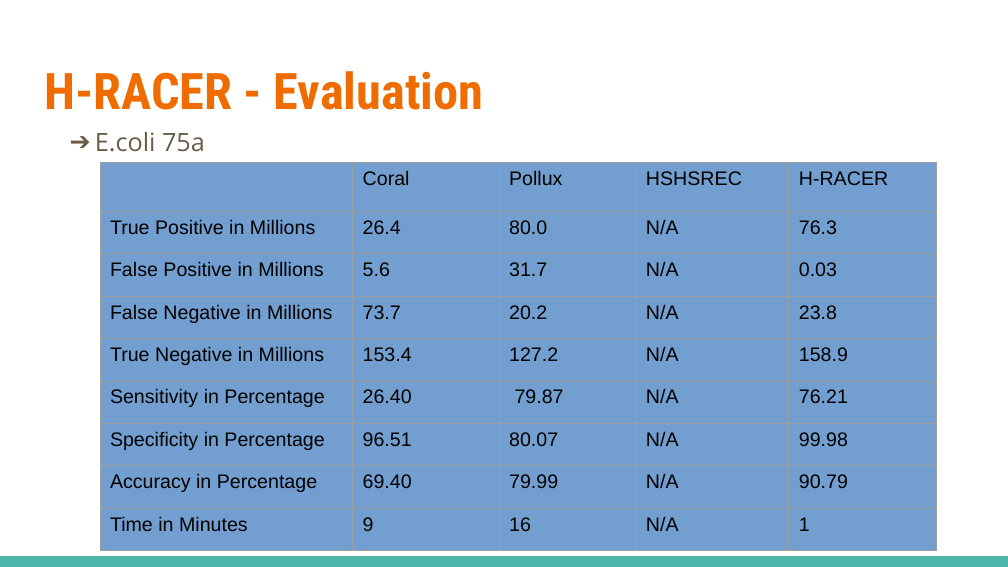
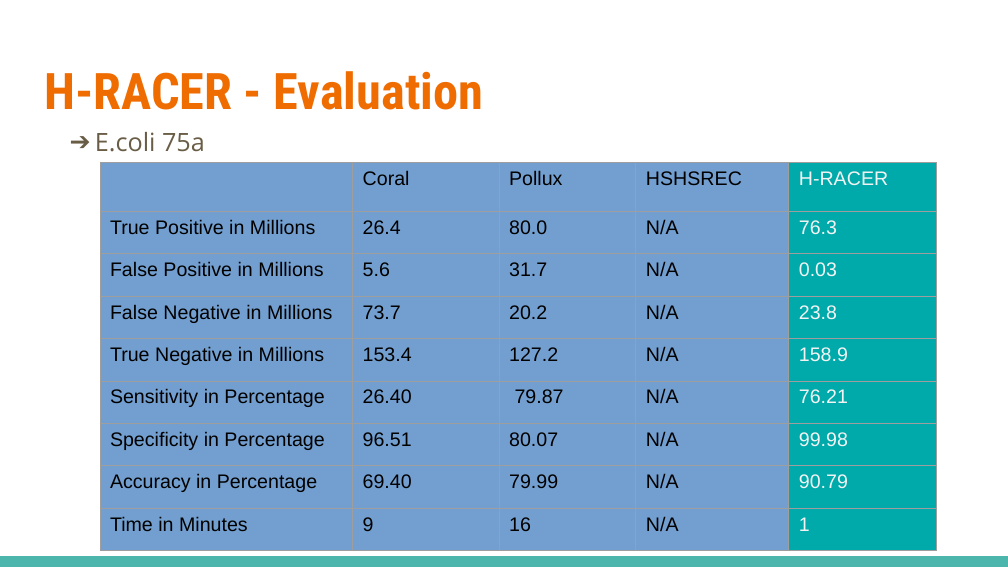
Before and after one commit to salmagomaa/masters-seminar, a slide deck: slide 98 of Presentation/DNA_Seq_Error_Corr_Alg.odp (slide 83 before the commit). Drawn at 1008x567 pixels with LibreOffice and Linux fonts; fonts in the diff are those of the drawing. Boxes give left, top, right and bottom in pixels: in the first picture for what was removed or moved away, otherwise in the second. Text is boxed around its words. In the diff, an @@ line names an element or a change of style, - is before the commit and + after.

```diff
--- a/Presentation/DNA_Seq_Error_Corr_Alg.odp
+++ b/Presentation/DNA_Seq_Error_Corr_Alg.odp
@@ table at (x1=100, y1=162, x2=937, y2=550) @@
@@ fill #729FCF to #00AAAA in 9 cells @@
@@ text colour #000000 to #F3F3F3 in "H-RACER", "76.3", "0.03", "23.8" and 5 more places @@
```
Also in this commit, not shown: 21 other slides changed, 17 slides added, 27 other files.
